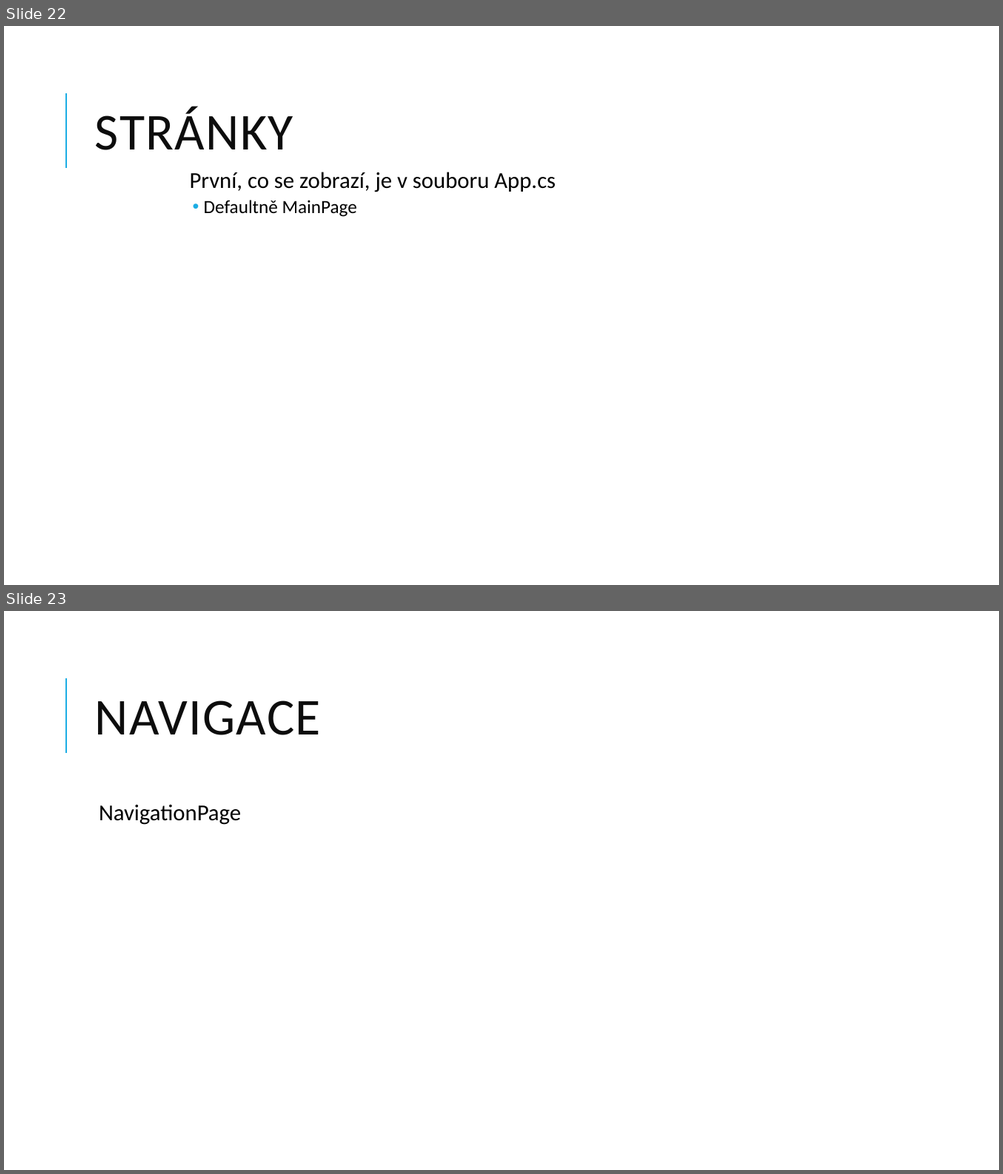
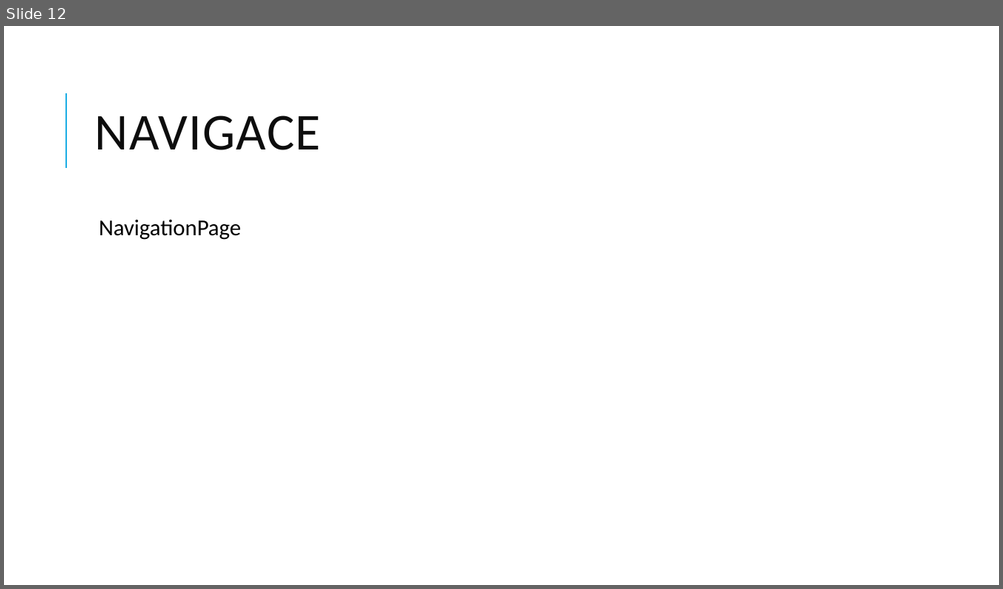
Before and after one commit to jasho/pv239-maui, a slide deck: 02_Design/PV239-Xamarin-02_Design.pptx. Shown one above the other, each under a label of ours: slides 22 and 23 before the commit, slide 12 after it. The pictures are 1003x1174 and 1003x589 pixels, drawn with LibreOffice and Linux fonts; fonts in the diff are those of the drawing. Boxes give left, top, right and bottom in pixels: in the first picture for what was removed or moved away, otherwise in the second. Text is boxed around its words. In the diff, an @@ line names an element or a change of style, - is before the commit and + after.

```diff
--- a/02_Design/PV239-Xamarin-02_Design.pptx
+++ b/02_Design/PV239-Xamarin-02_Design.pptx
@@ slide 22 removed at (x1=4, y1=26, x2=999, y2=585), background #FFFFFF; not listed: 1 template element that a slide beside it also shows @@
@@ title removed at (x1=95, y1=107, x2=293, y2=150) @@
-STRÁNKY
@@ text removed at (x1=190, y1=172, x2=555, y2=217) @@
-  První, co se zobrazí, je v souboru App.cs
-  • Defaultně MainPage
@@ what was slide 23 is now slide 12 @@
```
Also in this commit, not shown: 2 slides changed, 10 other slides removed, 1 other file.
